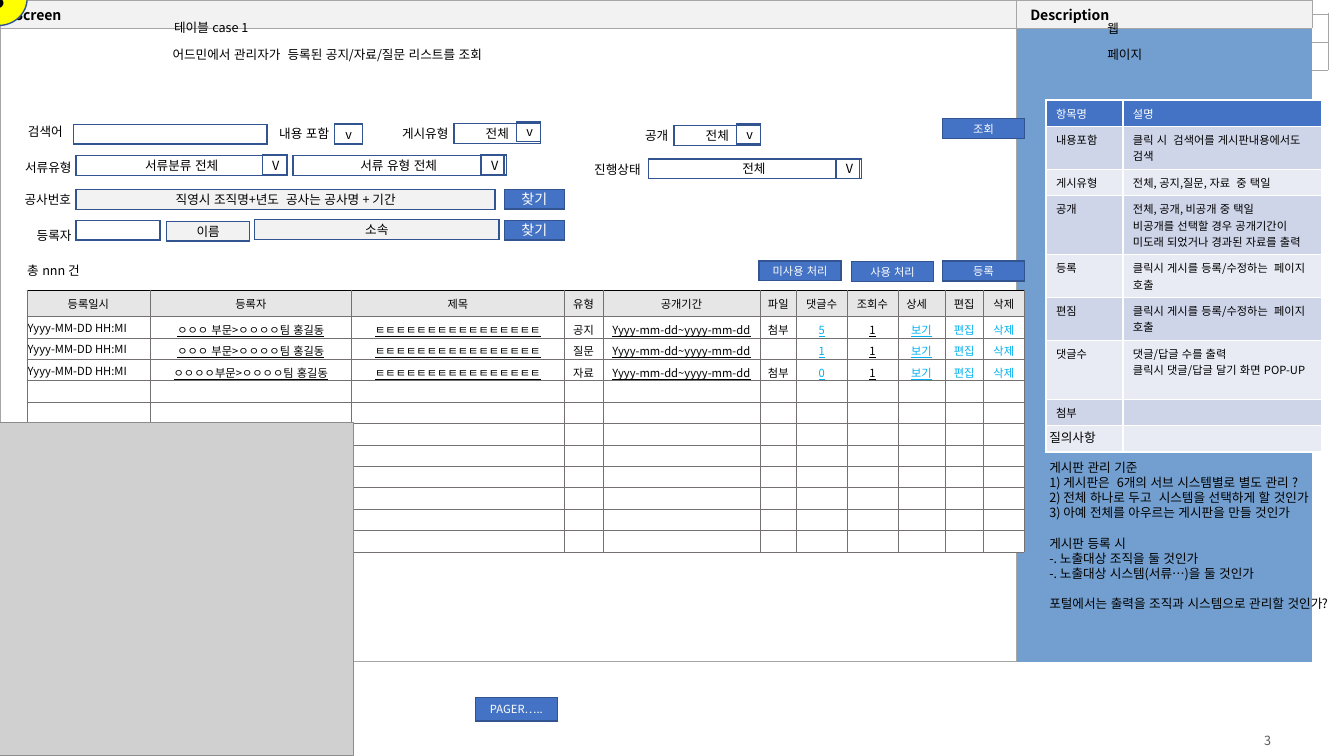
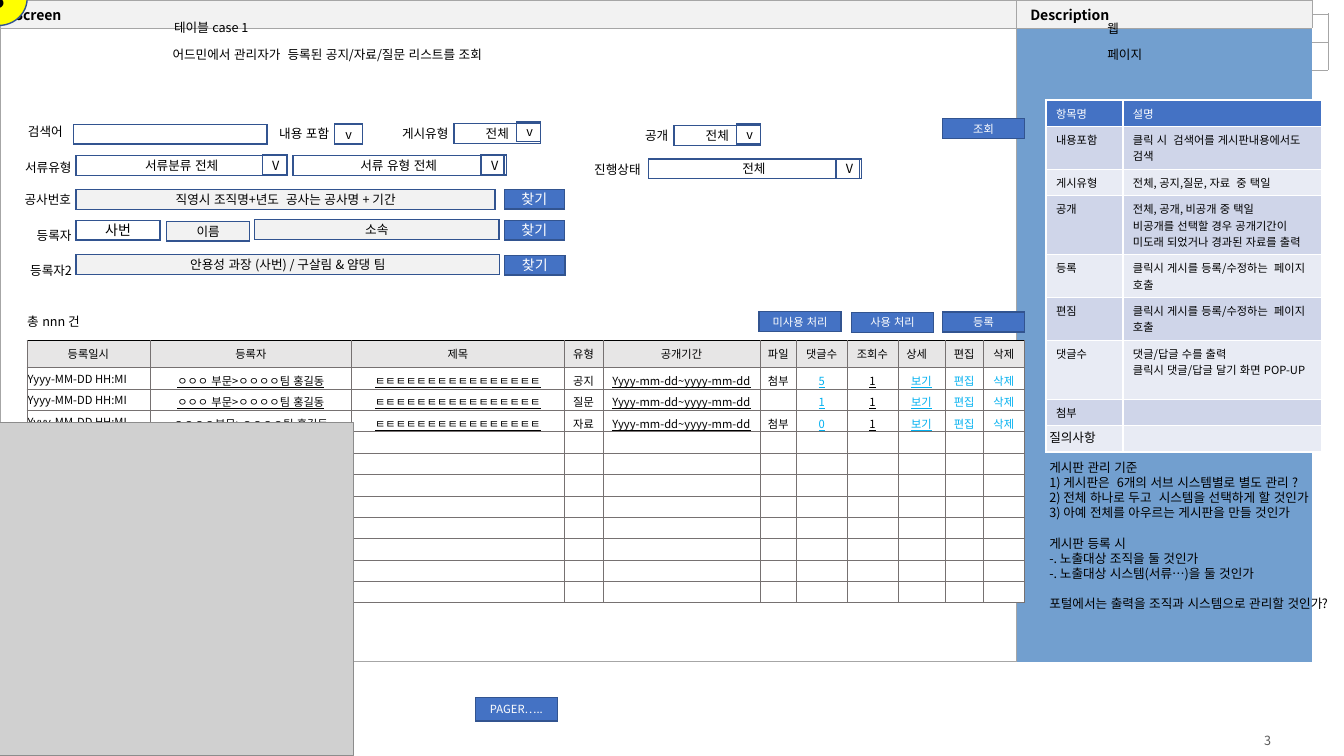
Before and after one commit to yamdeng/ktds-publish, a slide deck: slide 3 of docs/퍼블_페이지작업.pptx. Drawn at 1344x756 pixels with LibreOffice and Linux fonts; fonts in the diff are those of the drawing; grey boxes stand for pictures. Boxes give left, top, right and bottom in pixels: in the first picture for what was removed or moved away, otherwise in the second. Text is boxed around its words. In the diff, an @@ line names an element or a change of style, - is before the commit and + after.

Commit message:
기획서 수정

```diff
--- a/docs/퍼블_페이지작업.pptx
+++ b/docs/퍼블_페이지작업.pptx
@@ text in rectangle at (x1=105, y1=223, x2=131, y2=236): text added @@
+사번
@@ text added at (x1=30, y1=264, x2=72, y2=276), 9 pt, text #000000 @@
+등록자2
@@ rectangle added at (x1=77, y1=255, x2=500, y2=275), fill #F2F2F2, outline #325491 1 pt, 9 pt, text #000000 @@
+안용성 과장 (사번) / 구살림 & 얌댕 팀
@@ rectangle added at (x1=505, y1=255, x2=566, y2=275), fill #4472C4, outline #325491 1 pt, 10 pt, text #FFFFFF @@
+찾기
@@ 3 rectangles, 1 table, 1 text moved together from (x1=26, y1=261, x2=1024, y2=517) to (x1=26, y1=312, x2=1024, y2=568) @@
```
